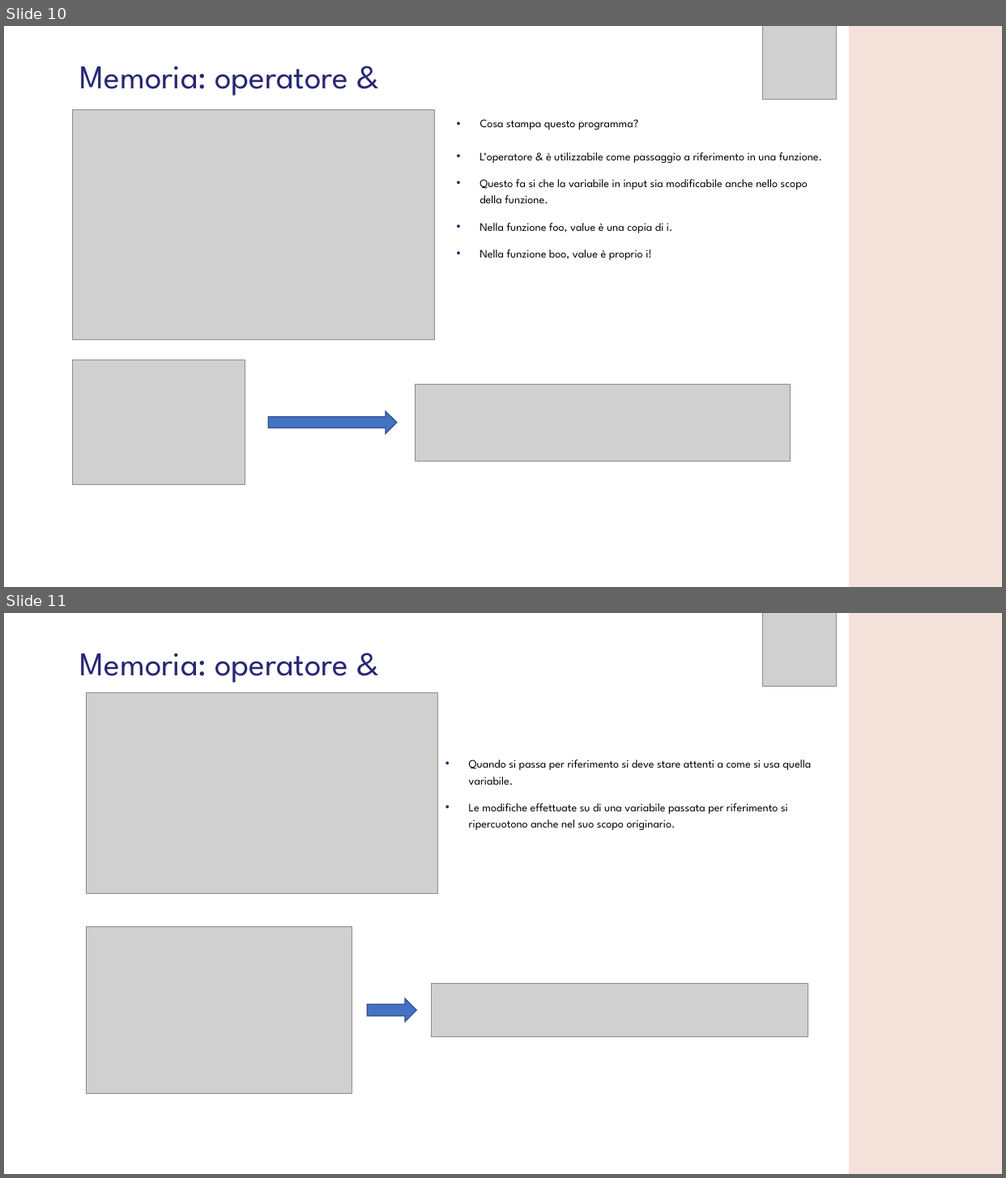
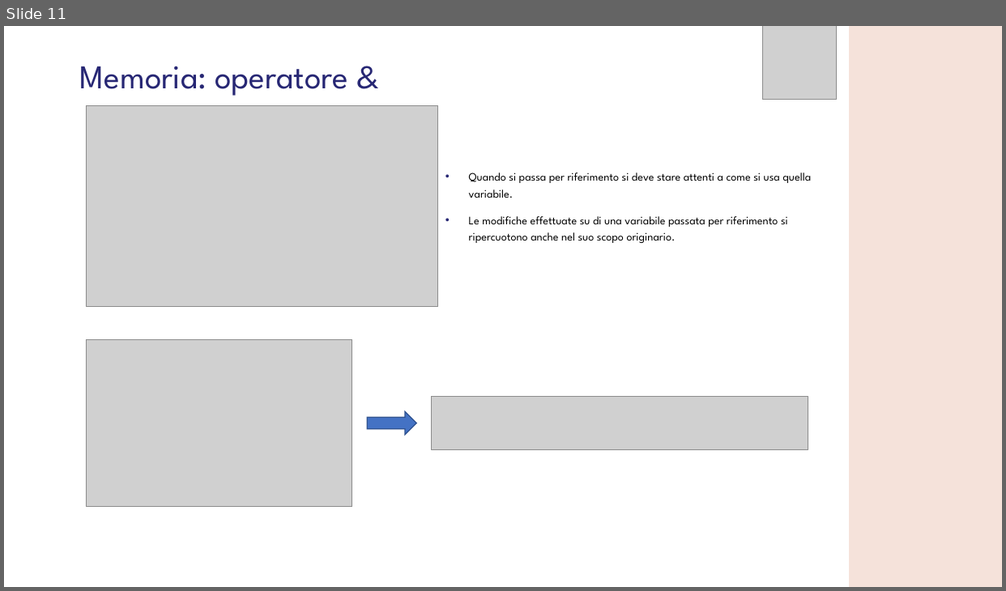
Before and after one commit to GMATZEU42/WS, a slide deck: WS04/WS_4.odp. Shown one above the other, each under a label of ours: slides 10 and 11 before the commit, slide 11 after it. The pictures are 1006x1178 and 1006x591 pixels, drawn with LibreOffice and Linux fonts; fonts in the diff are those of the drawing; grey boxes stand for pictures; background and template pictures are left out. Boxes give left, top, right and bottom in pixels: in the first picture for what was removed or moved away, otherwise in the second. Text is boxed around its words. In the diff, an @@ line names an element or a change of style, - is before the commit and + after.

```diff
--- a/WS04/WS_4.odp
+++ b/WS04/WS_4.odp
@@ slide 10 removed at (4, 26, 1002, 587), background #FFFFFF; not listed: 1 template element that a slide beside it also shows @@
@@ picture removed at (762, 26, 837, 100) @@
@@ title removed at (80, 66, 348, 96) @@
-Memoria: operatore &
@@ picture removed at (73, 110, 434, 339) @@
@@ text removed at (480, 119, 638, 130) @@
-• Cosa stampa questo programma?
@@ text removed at (479, 152, 822, 260) @@
-• L’operatore & è utilizzabile come passaggio a riferimento in una funzione.
-• Questo fa si che la variabile in input sia modificabile anche nello scopo della funzione.
-• Nella funzione foo, value è una copia di i.
-• Nella funzione boo, value è proprio i!
@@ picture removed at (73, 361, 245, 485) @@
@@ picture removed at (415, 384, 791, 461) @@
@@ freeform shape removed at (268, 412, 397, 434) @@
```
Also in this commit, not shown: 3 slides changed, 4 slides added, 3 other slides removed.
